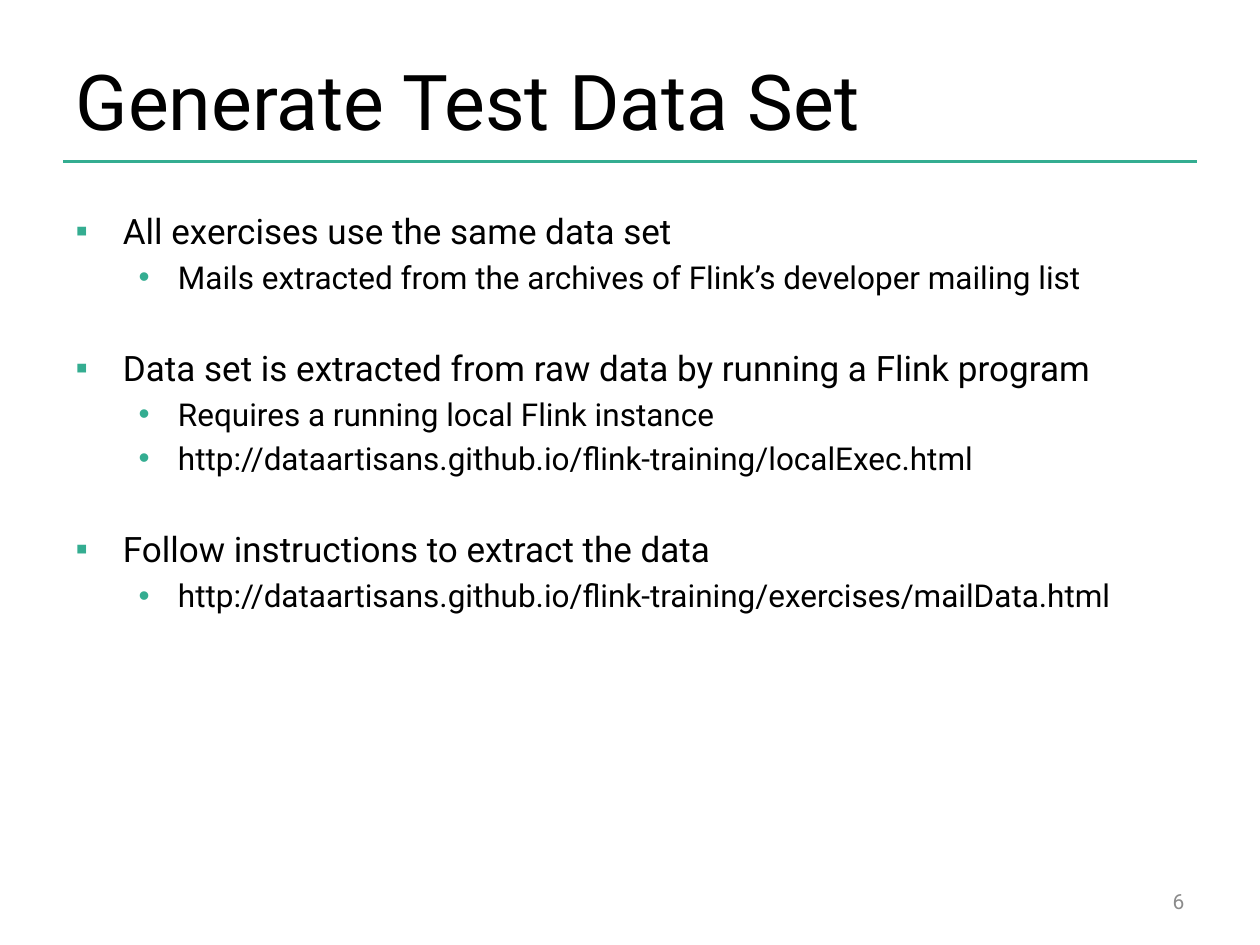
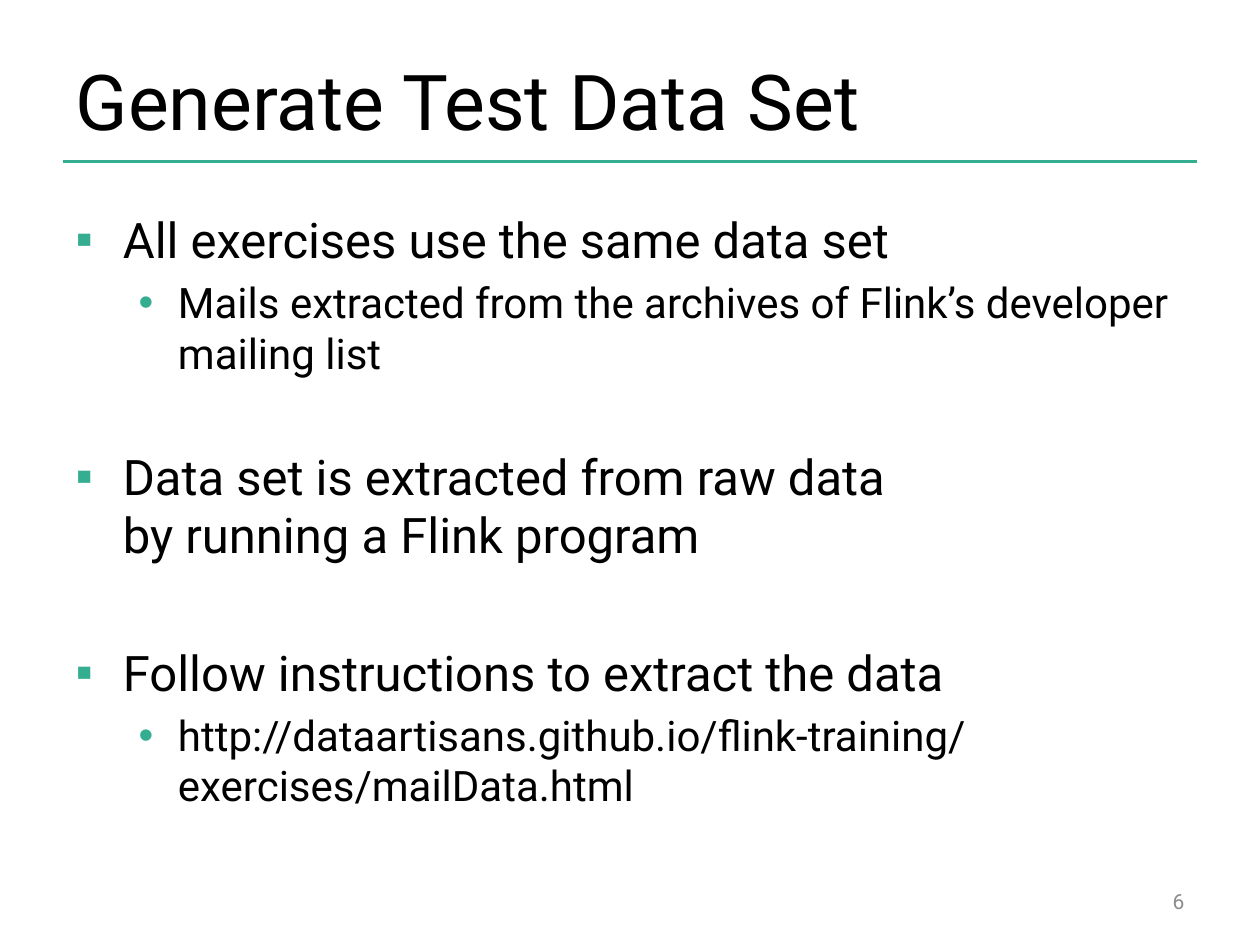
Before and after one commit to dataArtisans/flink-training-web, a slide deck: slide 6 of slides/flink-handon.pptx. Drawn at 1260x945 pixels with LibreOffice and Linux fonts; fonts in the diff are those of the drawing; background and template pictures are left out. Boxes give left, top, right and bottom in pixels: in the first picture for what was removed or moved away, otherwise in the second. Text is boxed around its words. In the diff, an @@ line names an element or a change of style, - is before the commit and + after.

```diff
--- a/slides/flink-handon.pptx
+++ b/slides/flink-handon.pptx
@@ text "All exercises use the same ..." at [123, 221, 1168, 804]: size 20 to 28 pt in "All exercises use the same data set", "Data set is extracted from raw data ...", "Follow instructions to extract the data"; size 18 to 24 pt in "Mails extracted from the archives of Flink’s ...", "http://dataartisans.github.io/flink-training/exercises/mailD ..."; more space between paragraphs @@
@@ text at [178, 402, 973, 477]: paragraphs removed @@
-  • Requires a running local Flink instance
-  • http://dataartisans.github.io/flink-training/localExec.html
```
Also in this commit, not shown: 2 other slides changed.
